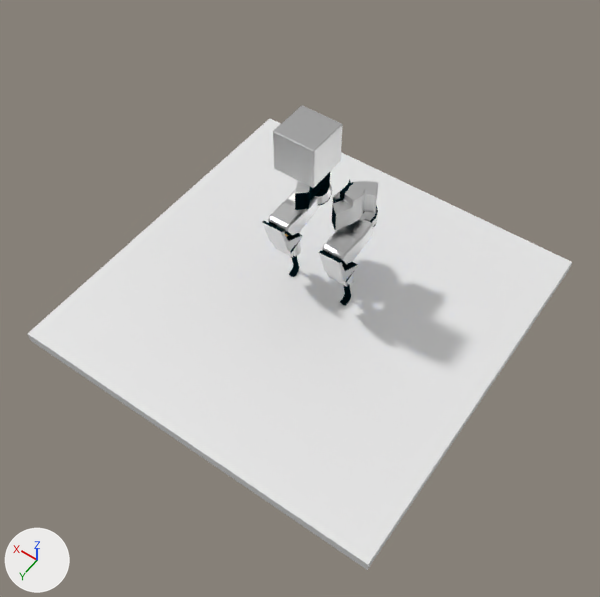
The Blender file proyecto/Assets/Models/robotBase.blend, before and after one commit.
One viewpoint serves both versions: a 50 mm lens placed at (-4.96, 7.89, 9.29), pointed at (-0.48, 1.61, -0.57). Every picture has the same lights, and +X, +Y and +Z are marked at lower left. The same objects are shown in both versions, whatever each file hides.

Names of what the first picture shows: 'Plane', 'head', 'hips', 'legDown', 'legUp'.
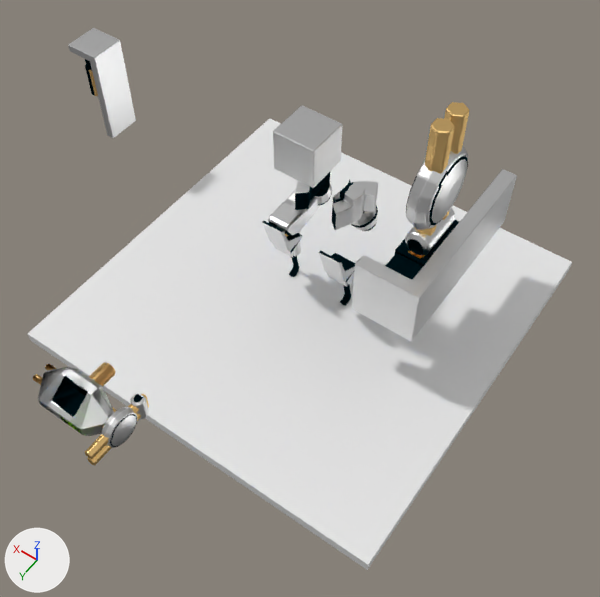
Pixel boxes [x1, y1, x2, y2] of what changed, in the pictures (600 x 597 px):
'leftArm', added: after [352, 169, 517, 341]
    faces in mat_plating: [352, 169, 517, 341]
    faces in mat_interior: [385, 220, 459, 279]
'leftShoulder', added: after [405, 102, 469, 255]
    faces in mat_plating: [405, 146, 468, 255]
    faces in mat_brass: [415, 102, 469, 255]
    faces in mat_interior: [406, 154, 468, 255]
'torsoBase', added: after [33, 362, 116, 436]
    faces in mat_plating: [38, 367, 114, 436]
    faces in mat_interior: [52, 376, 101, 434]
    faces in mat_brass: [33, 362, 116, 428]
'rightArm', added: after [68, 28, 136, 138]
    faces in mat_plating: [68, 28, 136, 138]
    faces in mat_interior: [85, 59, 95, 96]
'legUp', modifiers changed (50% narrower, 38% shorter): before [268, 189, 374, 265]; after [268, 189, 320, 236]
'rightShoulder', added: after [85, 394, 149, 465]
    faces in mat_plating: [101, 394, 149, 448]
    faces in mat_brass: [85, 394, 149, 465]
    faces in mat_interior: [101, 394, 143, 447]

Edits to the bpy script that builds the scene:
```text
Add me_cylinder_009_1:
    me_cylinder_009_1.from_pydata(...)  # 247 vertices, 217 faces; spans x -1.95..-1.5, y -0.57..0.74, z 0.13..2.46
    # faces by material slot: [118, 72, 25, 2]
    me_cylinder_009_1.materials.append(mat_plating)
    me_cylinder_009_1.materials.append(mat_interior)
    me_cylinder_009_1.materials.append(mat_brass)
    me_cylinder_009_1.materials.append(mat_highlight)
Add me_cylinder_000:
    me_cylinder_000.from_pydata(...)  # 247 vertices, 217 faces; spans x -0.198..0.001, y -0.507..0.523, z -0.287..0.297
    # faces by material slot: [118, 72, 25, 2]
    me_cylinder_000.materials.append(mat_plating)
    me_cylinder_000.materials.append(mat_interior)
    me_cylinder_000.materials.append(mat_brass)
    me_cylinder_000.materials.append(mat_highlight)
Add me_cube_005:
    me_cube_005.from_pydata(...)  # 380 vertices, 308 faces; spans x -0.723..0.723, y -0.37..0.566, z -0.312..0.316
    # faces by material slot: [72, 22, 206, 2, 6]
    me_cube_005.materials.append(mat_plating)
    me_cube_005.materials.append(mat_interior)
    me_cube_005.materials.append(mat_brass)
    me_cube_005.materials.append(mat_highlight)
    me_cube_005.materials.append(mat_core)  # green #6fc000
Add me_cube_014_1:
    me_cube_014_1.from_pydata(...)  # 62 vertices, 32 faces; spans x -0.31..0.32, y -0.32..0.3, z -1.0..0.77
    # faces by material slot: [14, 12, 6]
    me_cube_014_1.materials.append(mat_plating)
    me_cube_014_1.materials.append(mat_interior)
    me_cube_014_1.materials.append(mat_brass)
Add me_cube_004:
    me_cube_004.from_pydata(...)  # 62 vertices, 32 faces; spans x -2.24..-1.19, y -1.65..1.29, z -0.63..0.41
    # faces by material slot: [14, 12, 6]
    me_cube_004.materials.append(mat_plating)
    me_cube_004.materials.append(mat_interior)
    me_cube_004.materials.append(mat_brass)
Change ob_legup:
    remove _m = ob_legup.modifiers.new('Mirror', 'MIRROR')
    remove _m.use_clip = True
    remove _m = ob_legup.modifiers.new('Array', 'ARRAY')
    remove _m.constant_offset_displace = (0.0, 0.0, 1.0)
    remove _m.relative_offset_displace = (-2.514, 0.0, 0.0)
Add ob_leftshoulder:
    ob_leftshoulder = bpy.data.objects.new('leftShoulder', me_cylinder_009_1)
    ob_leftshoulder.parent = ob_robotparent
    ob_leftshoulder.location = (0.0, 0.0, 0.0)
    _m = ob_leftshoulder.modifiers.new('Bevel', 'BEVEL')
    _m.limit_method = 'NONE'
    _m.spread = 0.0
Add ob_rightshoulder:
    ob_rightshoulder = bpy.data.objects.new('rightShoulder', me_cylinder_000)
    ob_rightshoulder.parent = ob_robotparent
    ob_rightshoulder.location = (0.0, 5.0, 0.0)
    _m = ob_rightshoulder.modifiers.new('Bevel', 'BEVEL')
    _m.limit_method = 'NONE'
    _m.spread = 0.0
Add ob_torsobase:
    ob_torsobase = bpy.data.objects.new('torsoBase', me_cube_005)
    ob_torsobase.parent = ob_robotparent
    ob_torsobase.location = (0.63, 4.75, 0.0)
    _m = ob_torsobase.modifiers.new('Mirror', 'MIRROR')
    _m = ob_torsobase.modifiers.new('Bevel', 'BEVEL')
    _m.width = 0.3
    _m.width_pct = 0.3
    _m.limit_method = 'NONE'
    _m.angle_limit = 0.0
    _m.spread = 0.0
Add ob_rightarm:
    ob_rightarm = bpy.data.objects.new('rightArm', me_cube_014_1)
    ob_rightarm.location = (5.0, 0.0, 0.0)
    _m = ob_rightarm.modifiers.new('Bevel', 'BEVEL')
    _m.limit_method = 'NONE'
    _m.spread = 0.0
Add ob_leftarm:
    ob_leftarm = bpy.data.objects.new('leftArm', me_cube_004)
    ob_leftarm.location = (0.0, 0.0, 0.0)
    _m = ob_leftarm.modifiers.new('Bevel', 'BEVEL')
    _m.limit_method = 'NONE'
    _m.spread = 0.0
```
